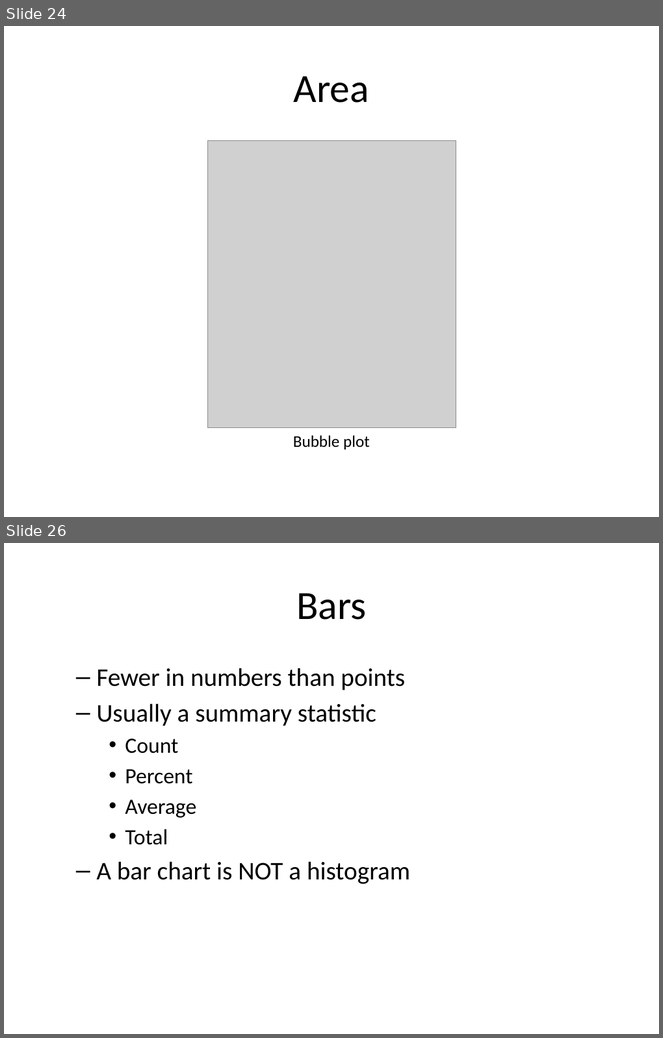
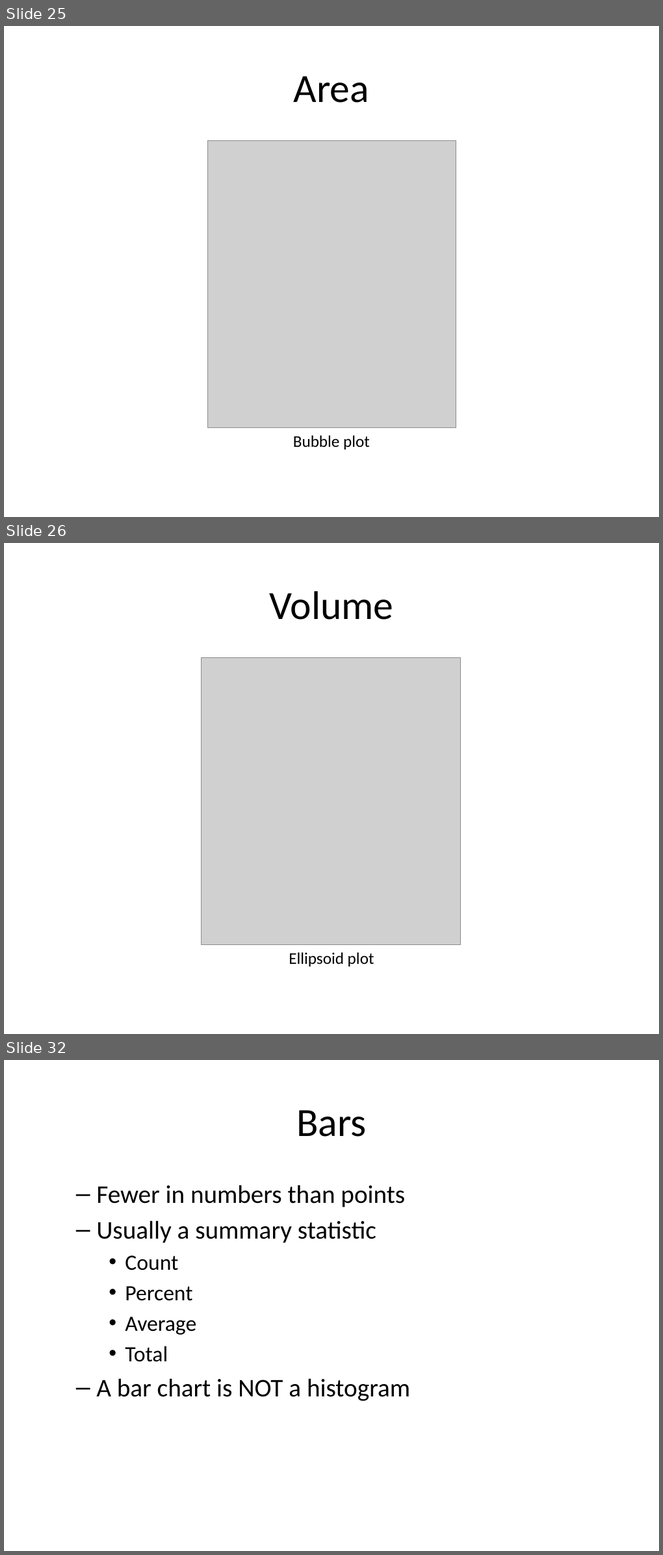
Before and after one commit to pmean/data-visualization, a slide deck: data-viz-02/src/data-visualization-02-bars.pptx. Shown one above the other, each under a label of ours: slides 24 and 26 before the commit, slides 25, 26 and 32 after it; the slides between them are not shown. The pictures are 663x1038 and 663x1555 pixels, drawn with LibreOffice and Linux fonts; fonts in the diff are those of the drawing; grey boxes stand for pictures. Boxes give left, top, right and bottom in pixels: in the first picture for what was removed or moved away, otherwise in the second. Text is boxed around its words. In the diff, an @@ line names an element or a change of style, - is before the commit and + after.

```diff
--- a/data-viz-02/src/data-visualization-02-bars.pptx
+++ b/data-viz-02/src/data-visualization-02-bars.pptx
@@ slide 26 added at (x1=4, y1=543, x2=659, y2=1034), background #FFFFFF @@
@@ title added at (x1=269, y1=591, x2=393, y2=620), 44 pt, text #000000 @@
+Volume
@@ picture added at (x1=201, y1=657, x2=461, y2=945) @@
@@ text added at (x1=289, y1=953, x2=374, y2=967), 18 pt, text #000000 @@
+Ellipsoid plot
@@ what was slide 24 is now slide 25 @@
@@ what was slide 26 is now slide 32 @@
```
Also in this commit, not shown: 6 other slides added, 1 slide removed, 11 other files.
